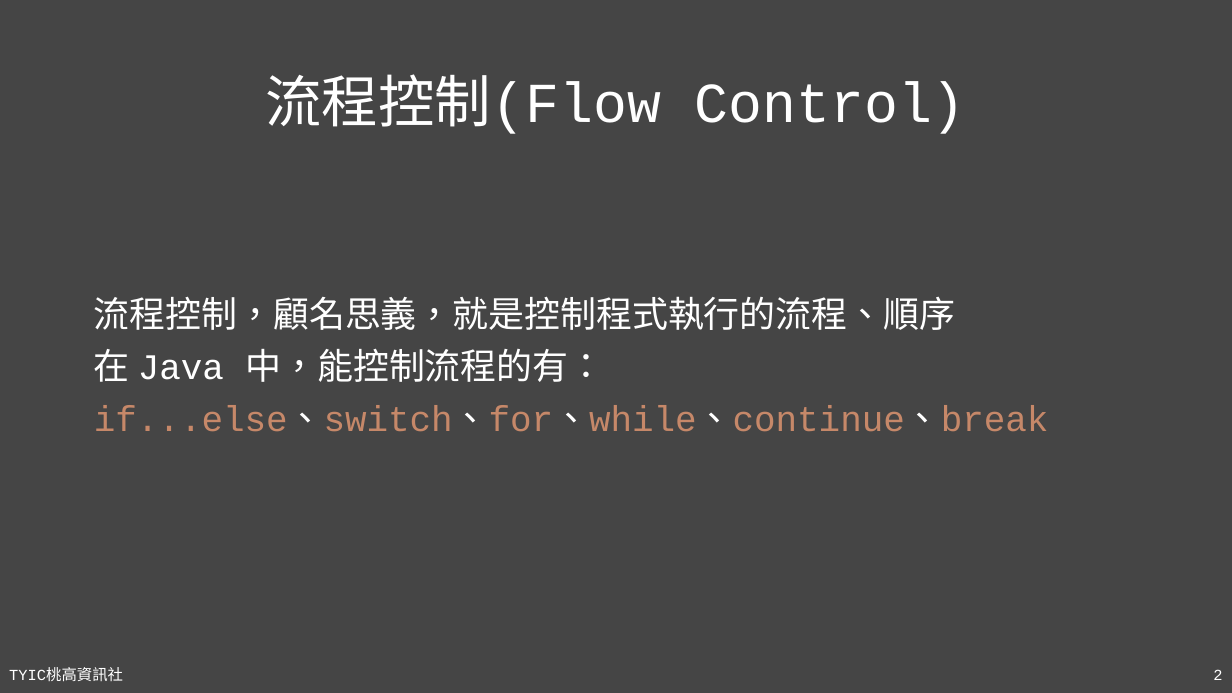
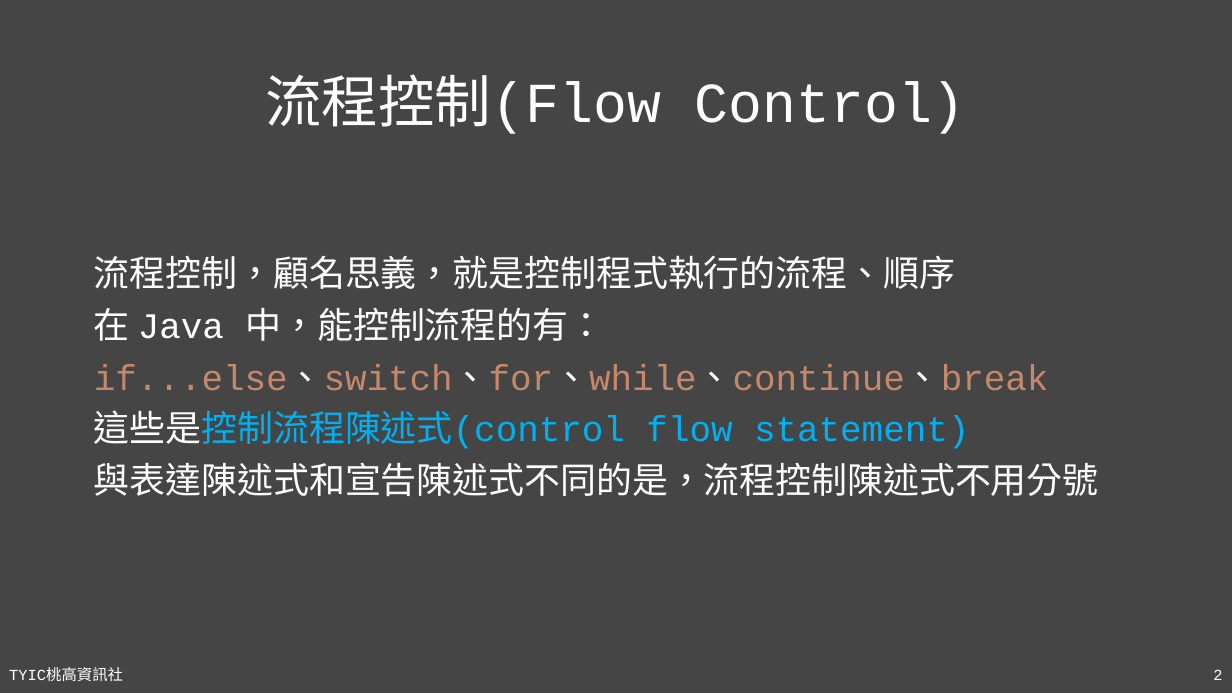
Before and after one commit to TYSHIC/slides, a slide deck: slide 2 of powerpoint/06_流程控制.pptx. Drawn at 1232x693 pixels with LibreOffice and Linux fonts; fonts in the diff are those of the drawing. Boxes give left, top, right and bottom in pixels: in the first picture for what was removed or moved away, otherwise in the second. Text is boxed around its words. In the diff, an @@ line names an element or a change of style, - is before the commit and + after.

Commit message:
06_if_else

```diff
--- a/powerpoint/06_流程控制.pptx
+++ b/powerpoint/06_流程控制.pptx
@@ text "流程控制，顧名思義，就是控制程式執行的流程、順序": place and size @@
-text "流程控制，顧名思義，就是控制程式執行的流程、順序" at box(94, 296, 1048, 432)
+text "流程控制，顧名思義，就是控制程式執行的流程、順序" at box(94, 255, 1099, 496)
@@ text at box(94, 410, 1099, 496): paragraphs added @@
+這些是控制流程陳述式(control flow statement)
+與表達陳述式和宣告陳述式不同的是，流程控制陳述式不用分號
```
Also in this commit, not shown: 1 other slide changed, 2 slides added, 9 other files.
